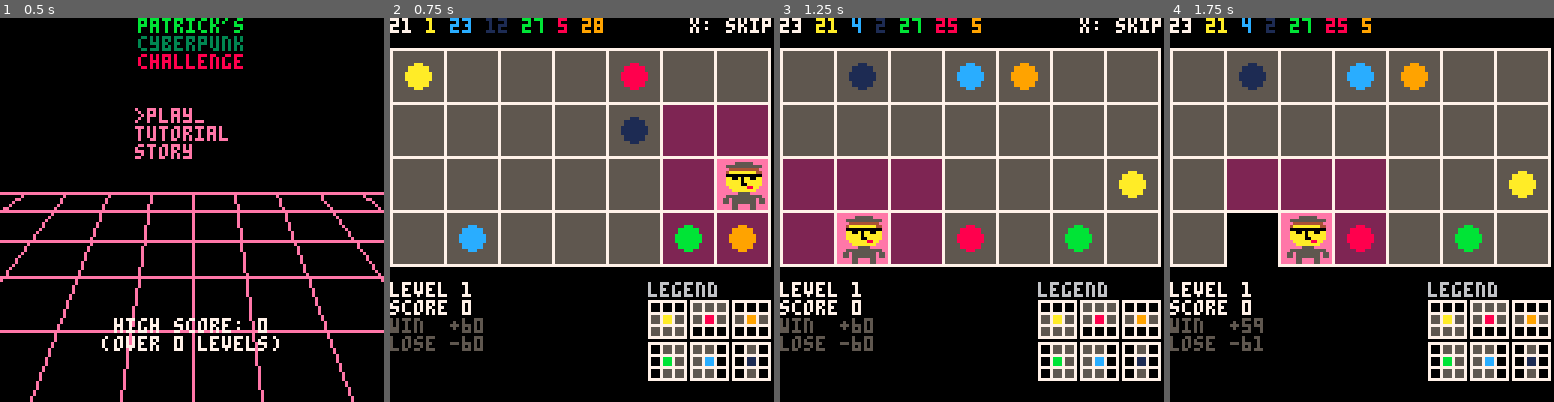
Above: before the commit, frames 1-4 (left to right).
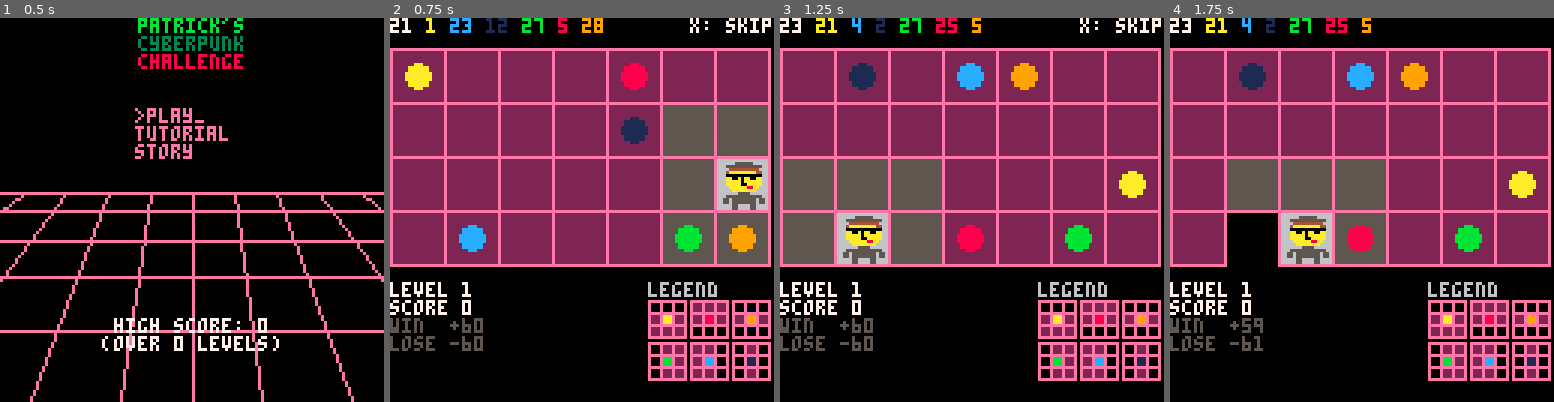
Above: after the commit, the same moments.

Repository: tobiasvl/patrick
Game: PICO-8 cartridge patrick.p8
The game is run twice, just before and just after one commit, with the same random seed, the same clock (stepped at 60 frames per second) and the same inputs.
Inputs (mouse positions are in pixels of both pictures, inside the frame that each line leads up to):
- Up to frame 1 (0.5 s): tap X (X key) at 0.33 s
- Up to frame 2 (0.75 s): click (670, 121) at 0.67 s; tap O (Z key) at 0.7 s
- Up to frame 3 (1.25 s): tap X (X key) at 1.07 s; click (826, 267) at 1.22 s
- Up to frame 4 (1.75 s): hold Right from 1.6 s (still down); tap O (Z key) at 1.7 s

Frame 1 is identical in both runs. In frame 2, 58% of the frame differs, in the area x 0-100%, y 7-95%; in frame 3, 58%; in frame 4, 56%.

Commit message:
Pink grid

Diff:
--- a/patrick.p8
+++ b/patrick.p8
@@ -190,10 +190,10 @@
       for x=1,7 do
         local tile=get_tile(x,y)
         if tile>=0 then
-          rect(18*(x-1),offset+(18*(y-1)),18*(x),offset+(18*(y)),7)
-          local bg=5
-          if (page==2 and (x==patrick.x-1 or x==patrick.x or x==patrick.x+1) and (y==patrick.y-1 or y==patrick.y or y==patrick.y+1)) bg=2
-          if (patrick.x==x and patrick.y==y) bg=14
+          rect(18*(x-1),offset+(18*(y-1)),18*(x),offset+(18*(y)),14)
+          local bg=2
+          if (page==2 and (x==patrick.x-1 or x==patrick.x or x==patrick.x+1) and (y==patrick.y-1 or y==patrick.y or y==patrick.y+1)) bg=5
+          if (patrick.x==x and patrick.y==y) bg=6
           rectfill(18*(x-1)+1,offset+(18*(y-1))+1,18*(x)-1,offset+(18*(y))-1,bg)
           if (tile>0) circfill(18*(x-1)+9,offset+(18*(y-1))+9,4,tile)
         end
@@ -315,11 +315,11 @@
       for x=1,7 do
         local tile=get_tile(x,y)
         if tile>=0 then
-          rect(18*(x-1),offset+(18*(y-1)),18*(x),offset+(18*(y)),7)
-          local bg=5
-          if ((x==patrick.x-1 or x==patrick.x or x==patrick.x+1) and (y==patrick.y-1 or y==patrick.y or y==patrick.y+1)) bg=2
+          rect(18*(x-1),offset+(18*(y-1)),18*(x),offset+(18*(y)),14)
+          local bg=2
+          if ((x==patrick.x-1 or x==patrick.x or x==patrick.x+1) and (y==patrick.y-1 or y==patrick.y or y==patrick.y+1)) bg=5
           if (patrick.x==x and patrick.y==y) bg=0
-          if (highlight.x==x and highlight.y==y) bg=14
+          if (highlight.x==x and highlight.y==y) bg=6
           local highlighted_tile=get_tile(highlight.x,highlight.y)
           if highlighted_tile>0 then
             if highlighted_tile==10 or highlighted_tile==9 then
Not shown, changed: 26 lines of the sprite sheet (__gfx__) section of patrick.p8
